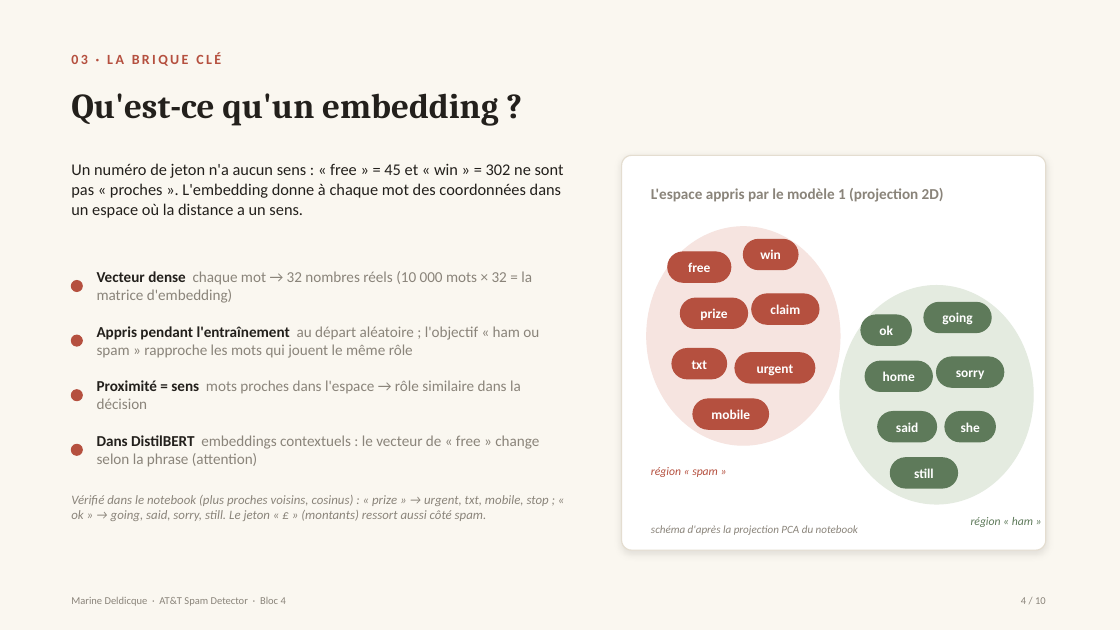
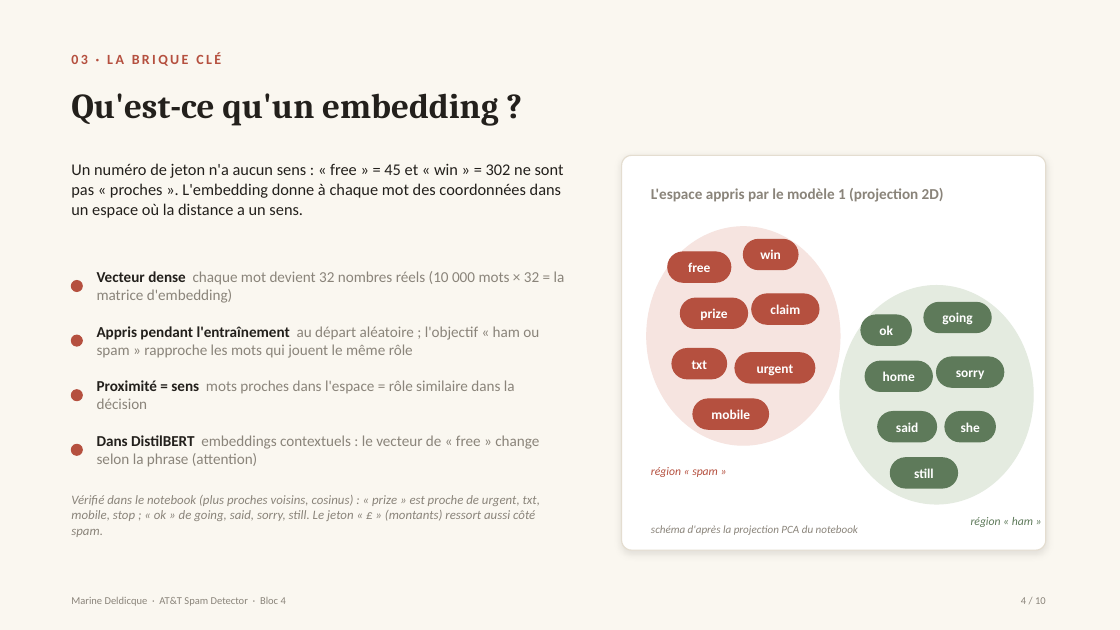
Before and after one commit to marinedde/cdsd-certification, a slide deck: slide 4 of bloc4-deep-learning/ATT_SpamDetector_Presentation.pptx. Drawn at 1120x630 pixels with LibreOffice and Linux fonts; fonts in the diff are those of the drawing. Boxes give left, top, right and bottom in pixels: in the first picture for what was removed or moved away, otherwise in the second. Text is boxed around its words. In the diff, an @@ line names an element or a change of style, - is before the commit and + after.

```diff
--- a/bloc4-deep-learning/ATT_SpamDetector_Presentation.pptx
+++ b/bloc4-deep-learning/ATT_SpamDetector_Presentation.pptx
@@ text at (97,271,565,303): text changed @@
-Vecteur dense chaque mot → 32 nombres réels (10 000 mots × 32 = la matrice d'embedding)
+Vecteur dense chaque mot devient 32 nombres réels (10 000 mots × 32 = la matrice d'embedding)
@@ text at (97,380,515,409): text changed @@
-Proximité = sens mots proches dans l'espace → rôle similaire dans la décision
+Proximité = sens mots proches dans l'espace = rôle similaire dans la décision
@@ text at (71,495,540,537): text changed @@
-Vérifié dans le notebook (plus proches voisins, cosinus) : « prize » → urgent, txt, mobile, stop ; « ok » → going, said, sorry, still. Le jeton « £ » (montants) ressort aussi côté spam.
+Vérifié dans le notebook (plus proches voisins, cosinus) : « prize » est proche de urgent, txt, mobile, stop ; « ok » de going, said, sorry, still. Le jeton « £ » (montants) ressort aussi côté spam.
```
Also in this commit, not shown: 5 other slides changed, 3 other files.
